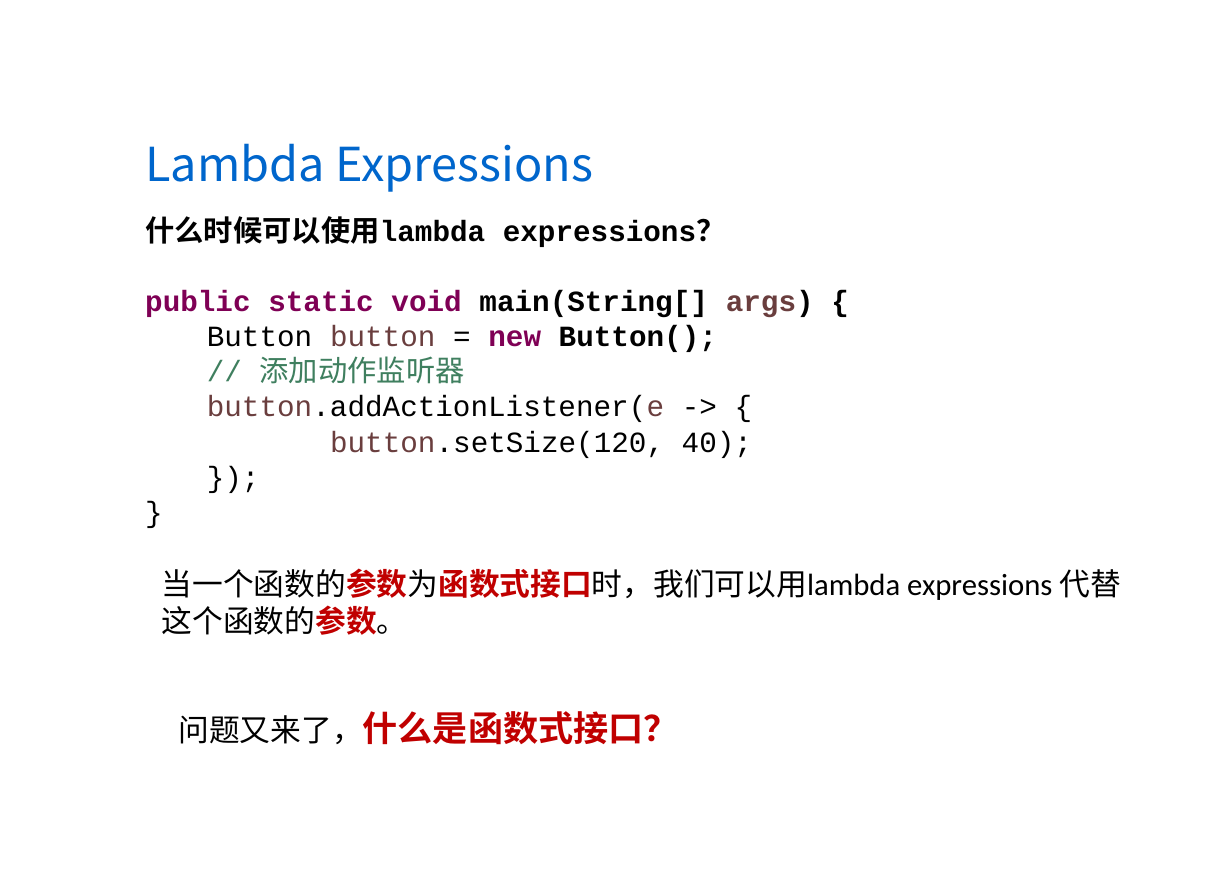
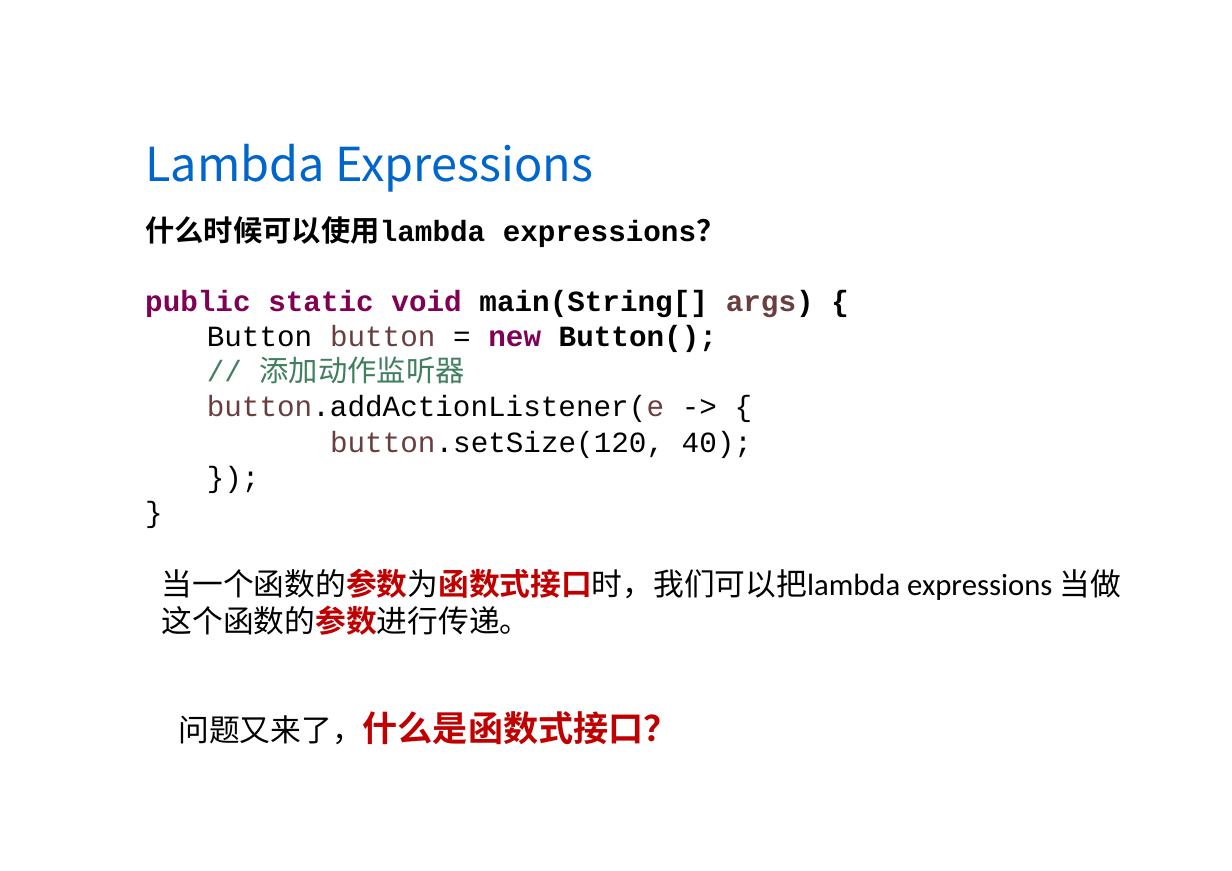
Before and after one commit to wanglei949758173/study, a slide deck: slide 8 of share/Java8(LambdaExpressions&StreamAPI).pptx. Drawn at 1232x871 pixels with LibreOffice and Linux fonts; fonts in the diff are those of the drawing; background and template pictures are left out. Boxes give left, top, right and bottom in pixels: in the first picture for what was removed or moved away, otherwise in the second. Text is boxed around its words. In the diff, an @@ line names an element or a change of style, - is before the commit and + after.

```diff
--- a/share/Java8(LambdaExpressions&StreamAPI).pptx
+++ b/share/Java8(LambdaExpressions&StreamAPI).pptx
@@ text at [162,568,1121,635]: text changed @@
-当一个函数的参数为函数式接口时，我们可以用lambda expressions 代替这个函数的参数。
+当一个函数的参数为函数式接口时，我们可以把lambda expressions 当做这个函数的参数进行传递。
```
Also in this commit, not shown: 2 other slides changed, 5 slides added, 1 slide removed, 2 other files.
